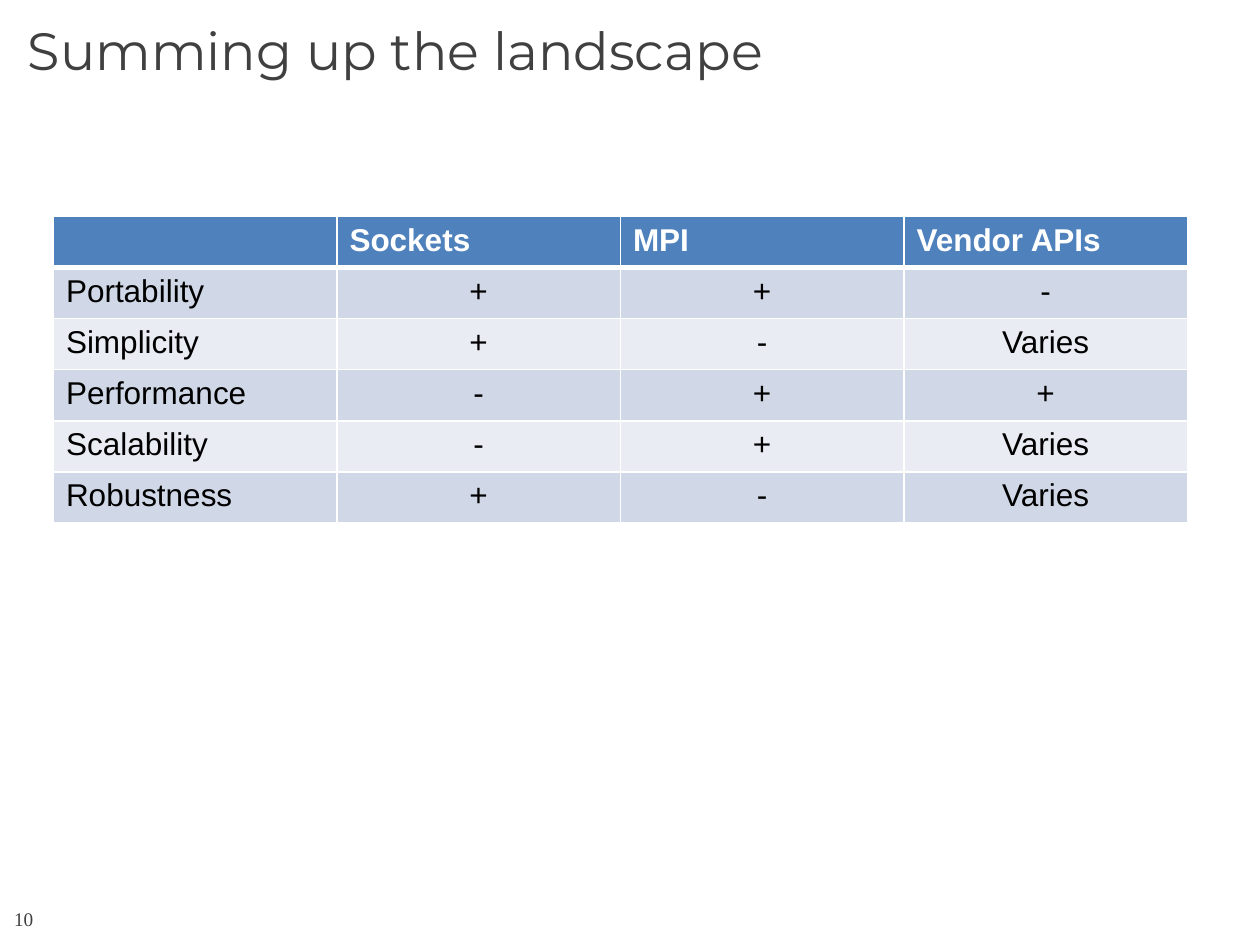
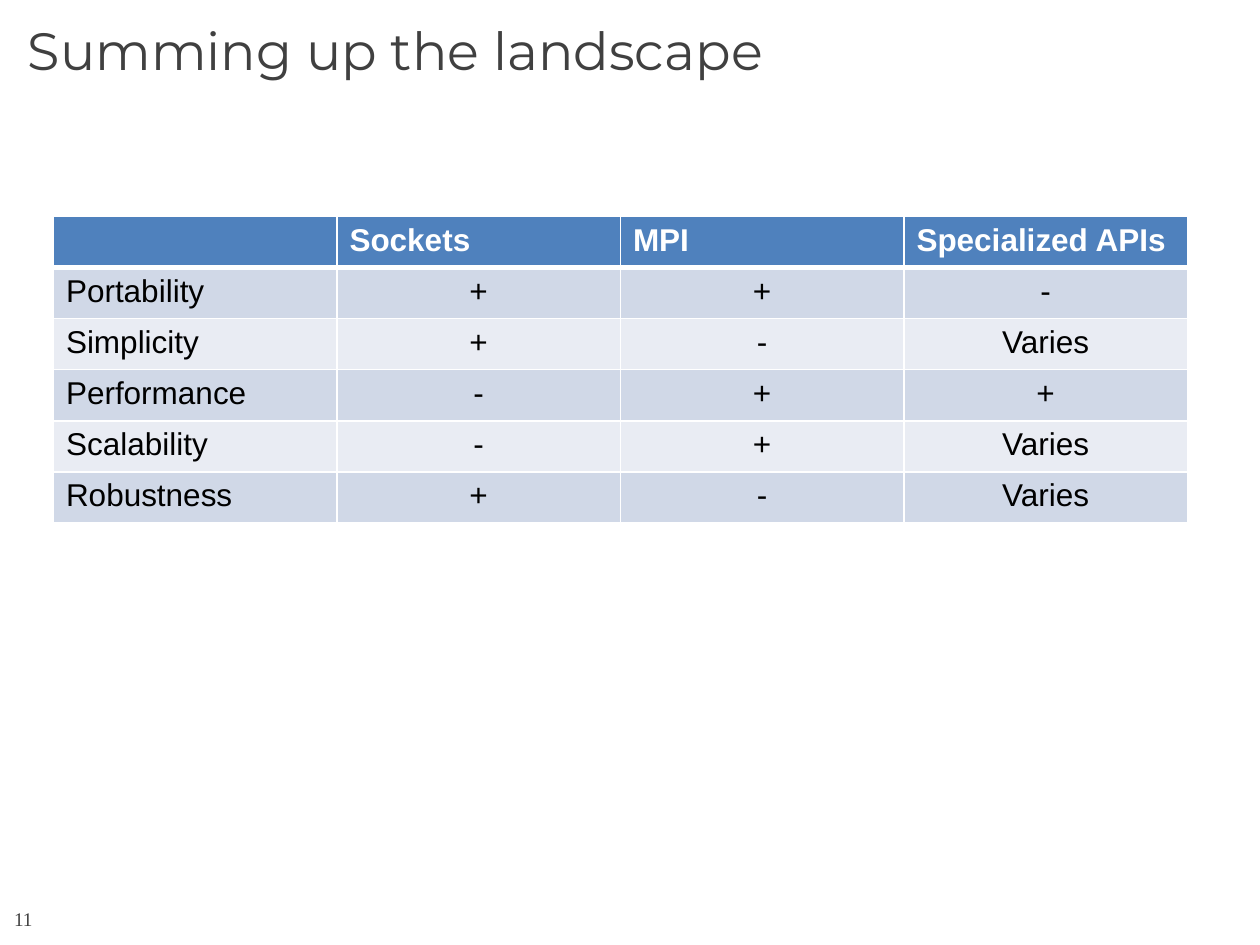
Before and after one commit to CCI/pub, a slide deck: slide 11 of slides/HotI-2011/2011-HotI-CCI-OLCF.pptx (slide 10 before the commit). Drawn at 1260x945 pixels with LibreOffice and Linux fonts; fonts in the diff are those of the drawing; background and template pictures are left out. Boxes give left, top, right and bottom in pixels: in the first picture for what was removed or moved away, otherwise in the second. Text is boxed around its words. In the diff, an @@ line names an element or a change of style, - is before the commit and + after.

Commit message:
more edits

```diff
--- a/slides/HotI-2011/2011-HotI-CCI-OLCF.pptx
+++ b/slides/HotI-2011/2011-HotI-CCI-OLCF.pptx
@@ table at [53, 217, 1187, 523] @@
-row 1, column 4: Vendor APIs
+row 1, column 4: Specialized APIs
@@ page number at [14, 913, 33, 926]: text changed @@
-10
+11
```
Also in this commit, not shown: 3 other slides changed, 1 slide added.
